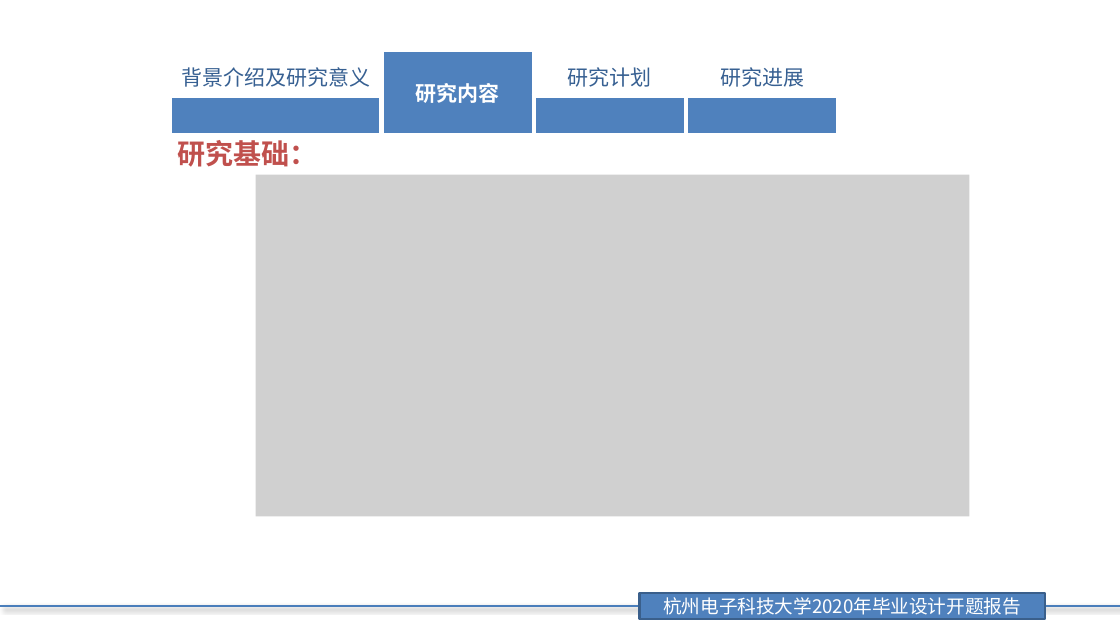
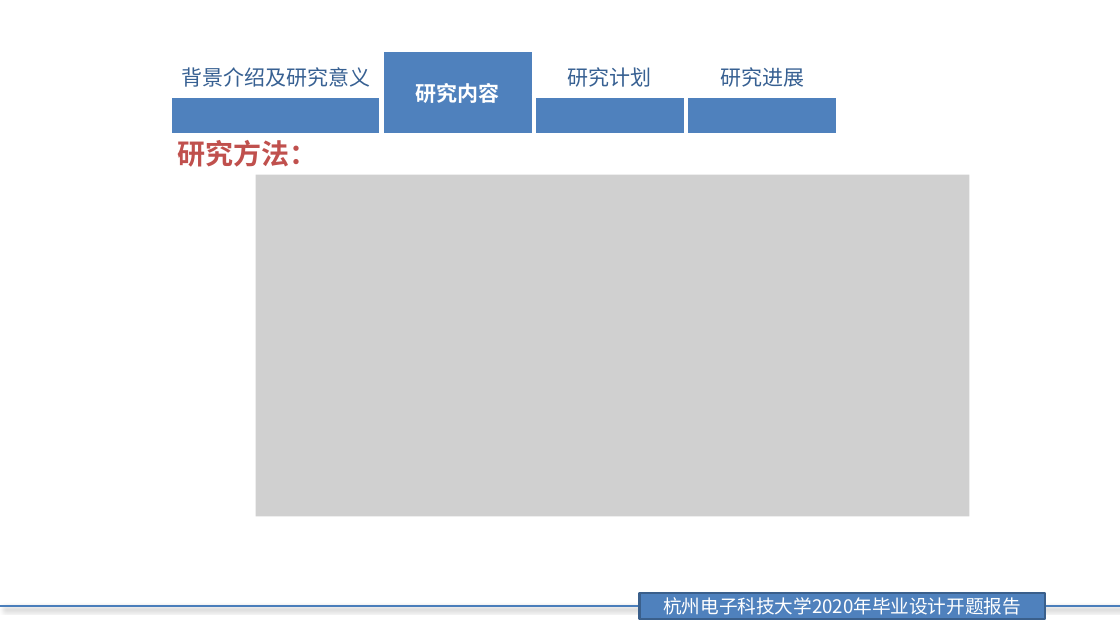
Before and after one commit to JeromeYHj214/Paper-Learning, a slide deck: slide 5 of 杨豪杰开题/论文答辩开题报告(杨豪杰).pptx. Drawn at 1120x630 pixels with LibreOffice and Linux fonts; fonts in the diff are those of the drawing; grey boxes stand for pictures; background and template pictures are left out. Boxes give left, top, right and bottom in pixels: in the first picture for what was removed or moved away, otherwise in the second. Text is boxed around its words. In the diff, an @@ line names an element or a change of style, - is before the commit and + after.

```diff
--- a/杨豪杰开题/论文答辩开题报告(杨豪杰).pptx
+++ b/杨豪杰开题/论文答辩开题报告(杨豪杰).pptx
@@ text at box(177, 140, 317, 167): text changed @@
-研究基础：
+研究方法：
```
Also in this commit, not shown: 5 other slides changed, 1 slide added, 5 other files.
